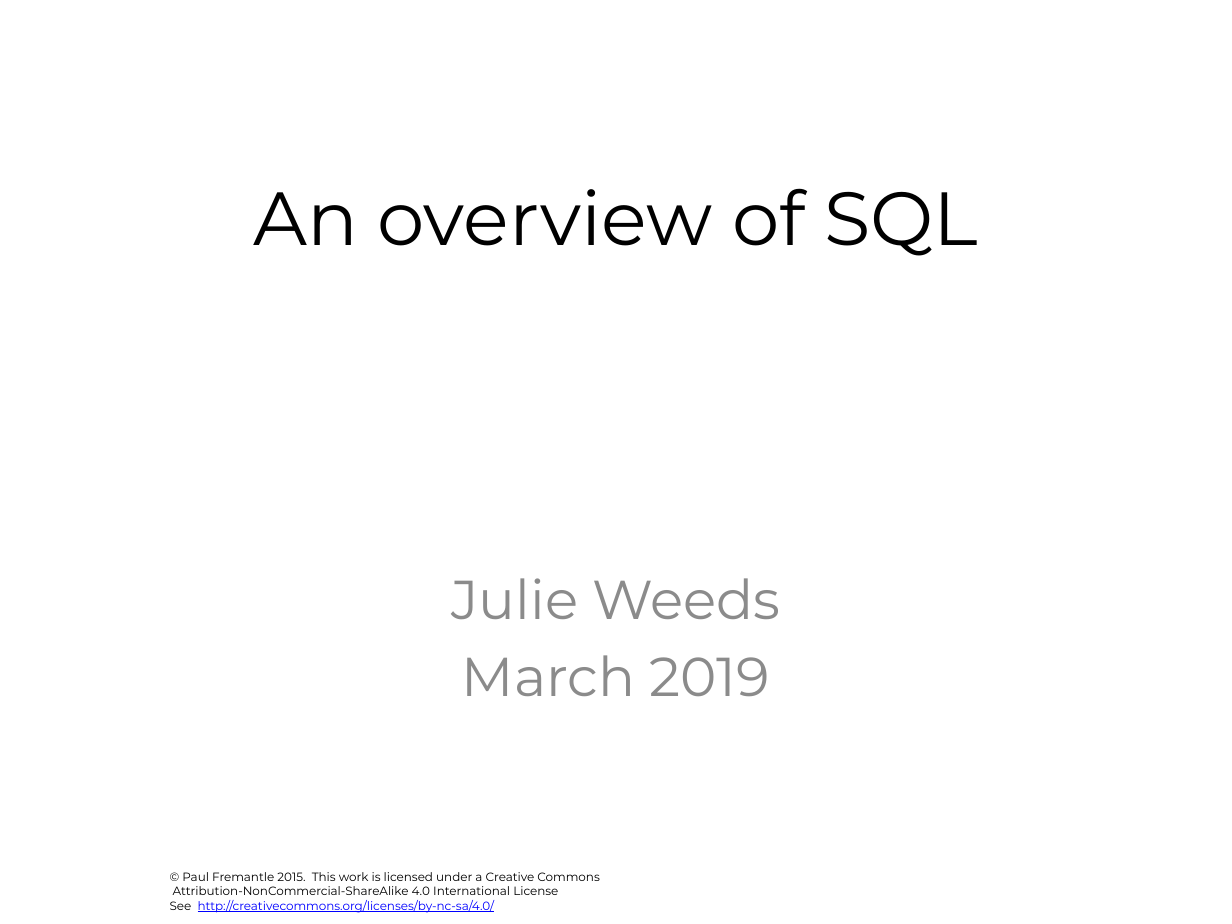
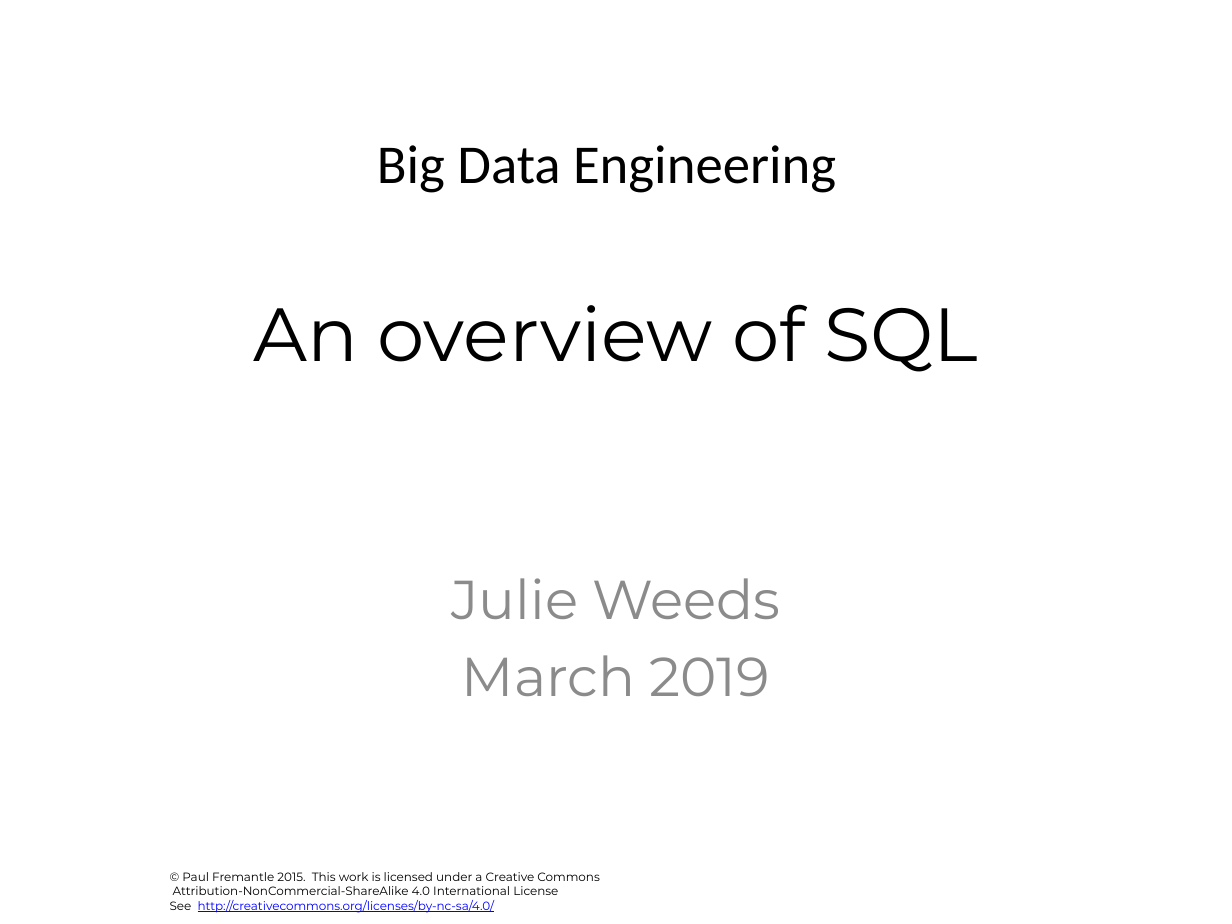
Before and after one commit to julieweeds/BigData, a slide deck: slide 1 of pres-source/04-sql.pptx. Drawn at 1232x924 pixels with LibreOffice and Linux fonts; fonts in the diff are those of the drawing; background and template pictures are left out. Boxes give left, top, right and bottom in pixels: in the first picture for what was removed or moved away, otherwise in the second. Text is boxed around its words. In the diff, an @@ line names an element or a change of style, - is before the commit and + after.

```diff
--- a/pres-source/04-sql.pptx
+++ b/pres-source/04-sql.pptx
@@ text added at (x1=377, y1=145, x2=836, y2=193), 32 pt, text #000000 @@
+Big Data Engineering
@@ title "An overview of SQL" moved from (x1=253, y1=188, x2=978, y2=256) to (x1=253, y1=304, x2=978, y2=372) @@
```
Also in this commit, not shown: 12 other files.
